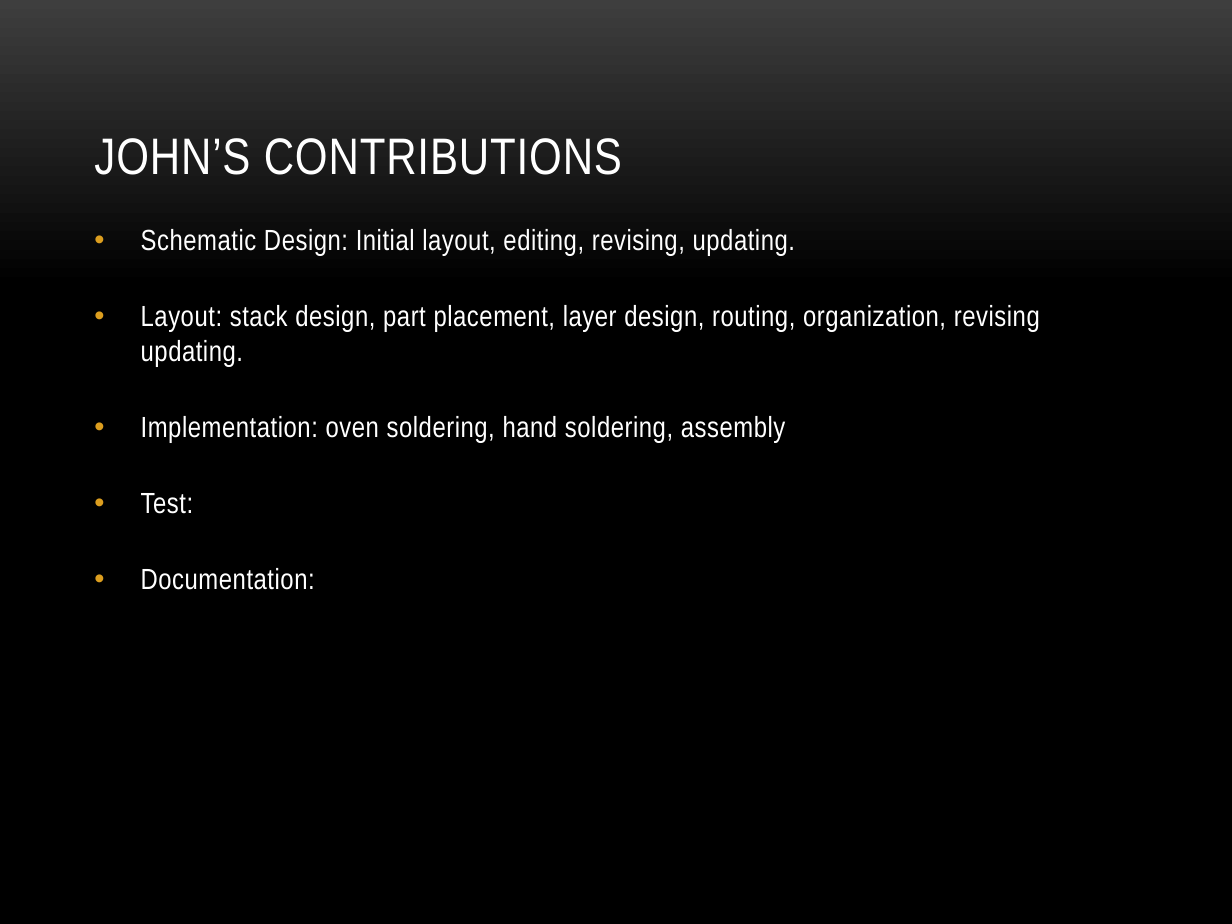
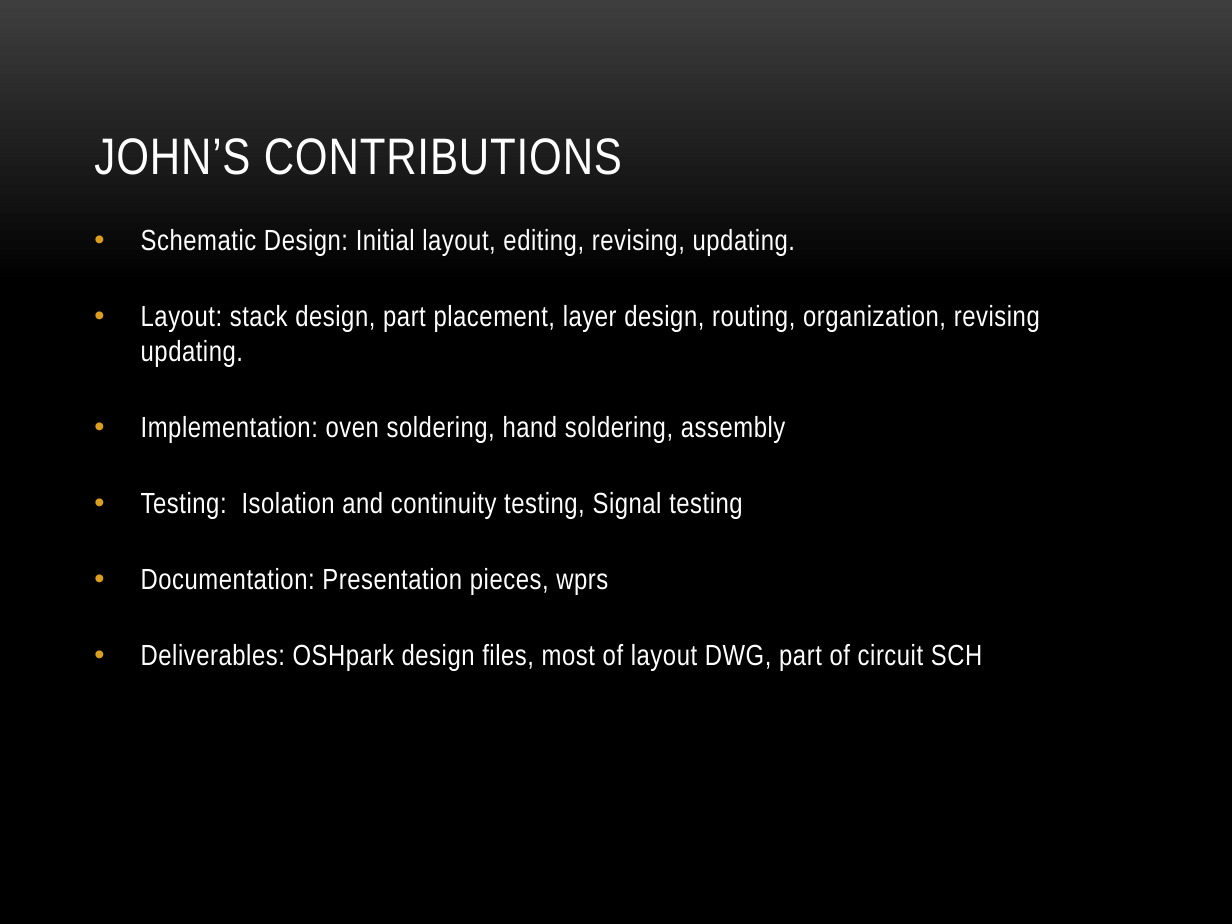
Before and after one commit to dosferatu/electronic-compass, a slide deck: slide 25 of Documentation/Project Documentation/Project Presentation.pptx. Drawn at 1232x924 pixels with LibreOffice and Linux fonts; fonts in the diff are those of the drawing; background and template pictures are left out. Boxes give left, top, right and bottom in pixels: in the first picture for what was removed or moved away, otherwise in the second. Text is boxed around its words. In the diff, an @@ line names an element or a change of style, - is before the commit and + after.

```diff
--- a/Documentation/Project Documentation/Project Presentation.pptx
+++ b/Documentation/Project Documentation/Project Presentation.pptx
@@ text at (141,492,982,671): text changed @@
-• Test:
-• Documentation:
+• Testing: Isolation and continuity testing, Signal testing
+• Documentation: Presentation pieces, wprs
+• Deliverables: OSHpark design files, most of layout DWG, part of circuit SCH
```
Also in this commit, not shown: 8 other slides changed.
